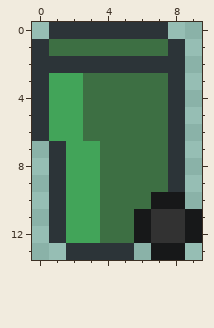
Edited in one commit: pixel-art sprite (assets/raster/trash-bin-green-10x14.png). The picture above was drawn from the file before the commit.
The file is 10x14 pixels.
The same view after the edit:
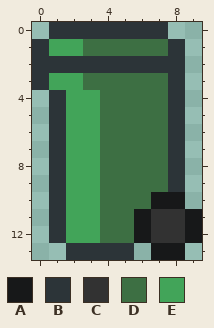
Palette (. is transparent): A #171819  B #2c3438  C #323232  D #3d6f43  E #42a459
Difference:
The edit turns colour E into colour B in rows 4 to 6 at x 1.
The edit turns colour D into colour E in row 1 at x 1 to 2; in rows 4 to 6 at x 3.
Colour B is gone in rows 4 to 6 at x 0.
